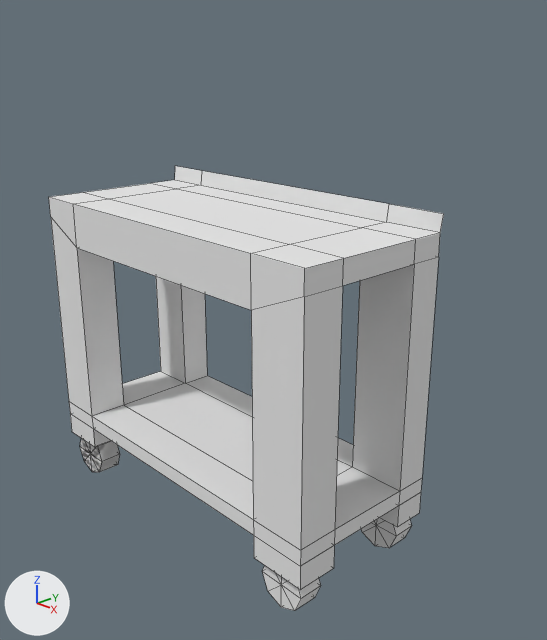
Two versions of the Blender file orig/bbq/bbq.blend, one commit apart.
Rendered twice from a camera (50 mm lens) standing at (7.02, -5.52, 4.59) and looking at (0.57, 0.49, 1.46). Lighting does not change. The marker at lower left points along +X, +Y and +Z. Mesh edges are drawn as thin lines.

Script lines for the objects in view, before the commit:
```python
me_cube = bpy.data.meshes.new('Cube')
me_cube.from_pydata(...)  # 190 vertices, 223 faces; spans x -0.91..1.1, y -0.98..1.03, z -3.76..9.78
me_cube.materials.append(mat_material)  # white #e7e7e7
ob_cube = bpy.data.objects.new('Cube', me_cube)
ob_cube.location = (0.0, 0.0, 0.0)
ob_cube.scale = (2.33, 1.0, 0.307)
```
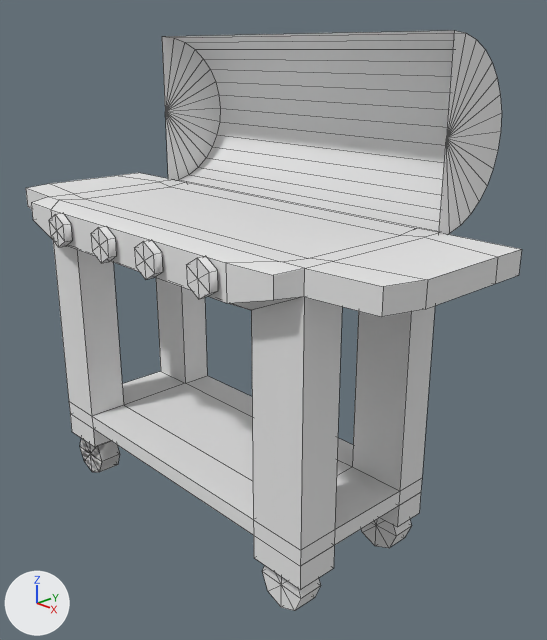
Commit message: BBQ model improvements

The change in detail:
me_cube is used by ob_cube; location (0.0, 0.0, 0.0); scale (2.33, 1.0, 0.307).
me_cube had 190 vertices, 223 faces and spanned x -0.91..1.1, y -0.98..1.03, z -3.76..9.78.
me_cube now has 262 vertices, 292 faces and spans x -1.32..1.49, y -1.39..1.03, z -3.76..9.11.
me_cube part 1: a new loose piece of 13 vertices spanning x 0.6..0.74, y -1.39..-1.29, z 7.75..9.05, in mat_material (white #e7e7e7).
me_cube part 2: a new loose piece of 13 vertices spanning x 0.22..0.37, y -1.39..-1.29, z 7.75..9.05, in mat_material (white #e7e7e7).
me_cube part 3: a new loose piece of 13 vertices spanning x -0.15..0.0, y -1.39..-1.29, z 7.75..9.05, in mat_material (white #e7e7e7).
me_cube part 4: a new loose piece of 13 vertices spanning x -0.57..-0.42, y -1.39..-1.29, z 7.75..9.05, in mat_material (white #e7e7e7).
Part 5, on me_cube:
16 vertices are removed from x -0.91..1.1, y -0.97..1.03, z 9.11..9.78.
24 faces are deleted.
36 vertices are added at x -1.32..1.49, y -1.27..1.03, z 7.74..9.11.
45 new faces join them.
Mesh me_cylinder is new.
It has 36 vertices, 48 faces and spans x -0.97..0.03, y -1.96..0.04, z -1.0..1.0.
Object 'Cylinder' (ob_cylinder) is new; it shows me_cylinder.
Its location is (0.2, 0.98, 2.81).
Its rotation in degrees is (-90, 0, -90).
Its scale is (1.0, 1.0, 2.37).

Boxes [x1, y1, x2, y2] around the edits, measured in the pictures (547 x 640 px):
'Cube', reshaped (26% wider): before [49, 166, 444, 611]; after [26, 173, 522, 611]
'Cylinder', added: after [162, 30, 502, 235]
part 1 of me_cube, added: after [186, 256, 218, 299]
part 2 of me_cube, added: after [134, 240, 163, 279]
part 3 of me_cube, added: after [91, 226, 117, 263]
part 4 of me_cube, added: after [49, 213, 73, 247]
part 5 of me_cube, built on: before [49, 166, 444, 310]; after [26, 173, 522, 317]
